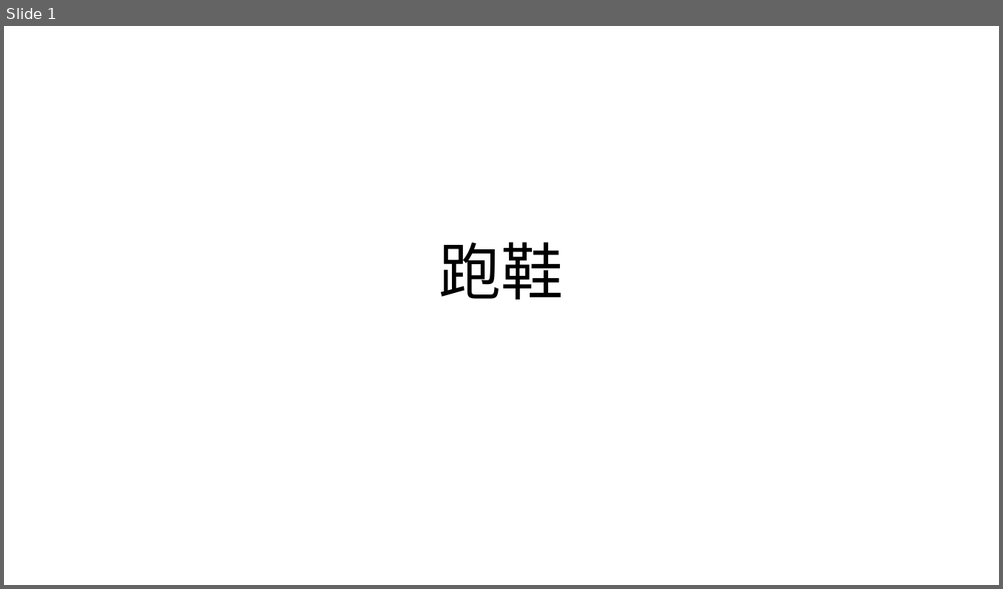
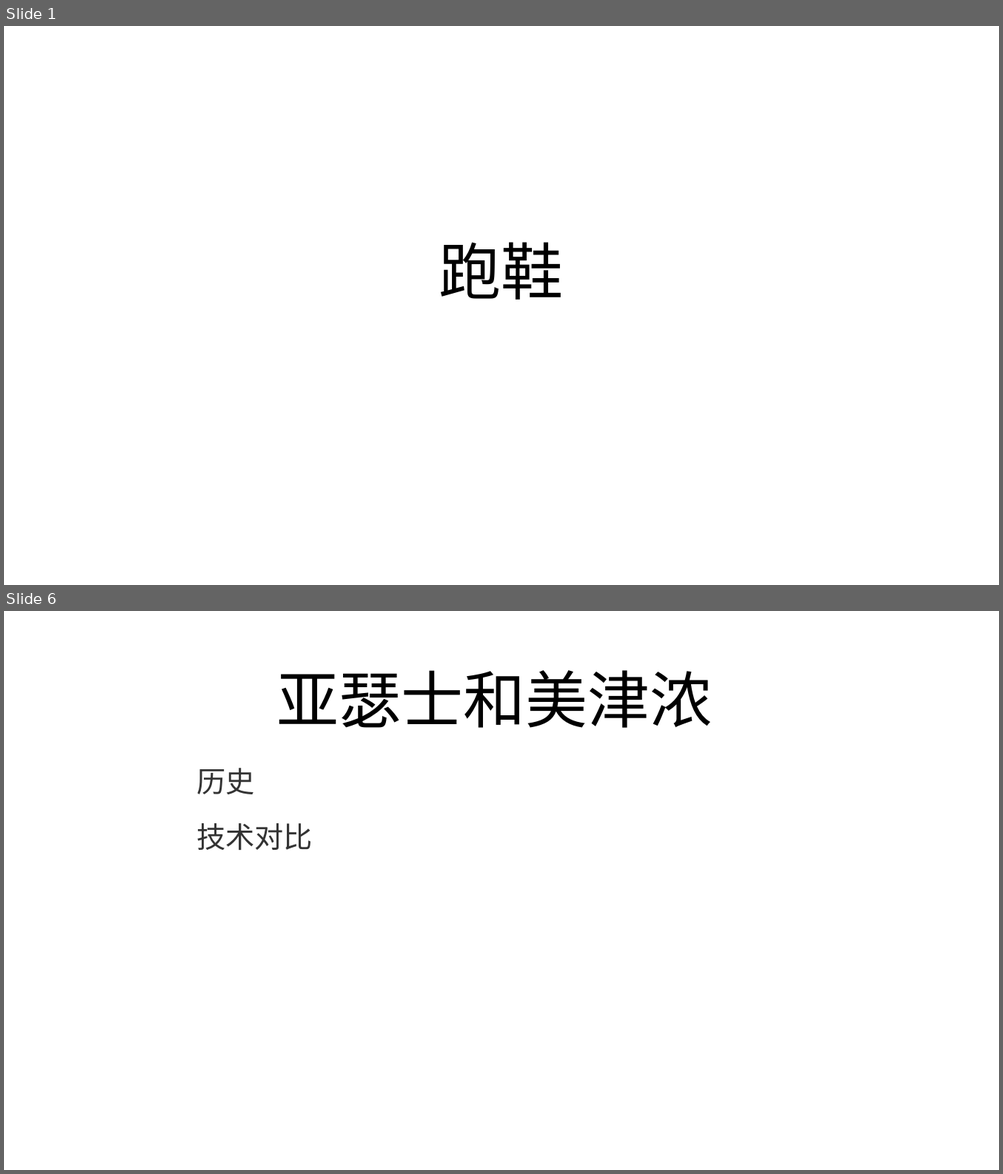
Before and after one commit to FredJiangFei/freetalk, a slide deck: 跑鞋/paoxie.pptx. Shown one above the other, each under a label of ours: slide 1 before the commit, slides 1 and 6 after it; the slides between them are not shown. The pictures are 1003x589 and 1003x1174 pixels, drawn with LibreOffice and Linux fonts; fonts in the diff are those of the drawing. Boxes give left, top, right and bottom in pixels: in the first picture for what was removed or moved away, otherwise in the second. Text is boxed around its words. In the diff, an @@ line names an element or a change of style, - is before the commit and + after.

```diff
--- a/跑鞋/paoxie.pptx
+++ b/跑鞋/paoxie.pptx
@@ slide 6 added at (4, 611, 999, 1170), background #FFFFFF @@
@@ title added at (277, 670, 712, 728), 60 pt, text #000000 @@
+亚瑟士和美津浓
@@ text added at (196, 768, 254, 795), 28 pt, text #333333 @@
+历史
@@ text added at (196, 823, 313, 850), 28 pt, text #333333 @@
+技术对比
```
Also in this commit, not shown: 5 other slides added, 1 other file.
